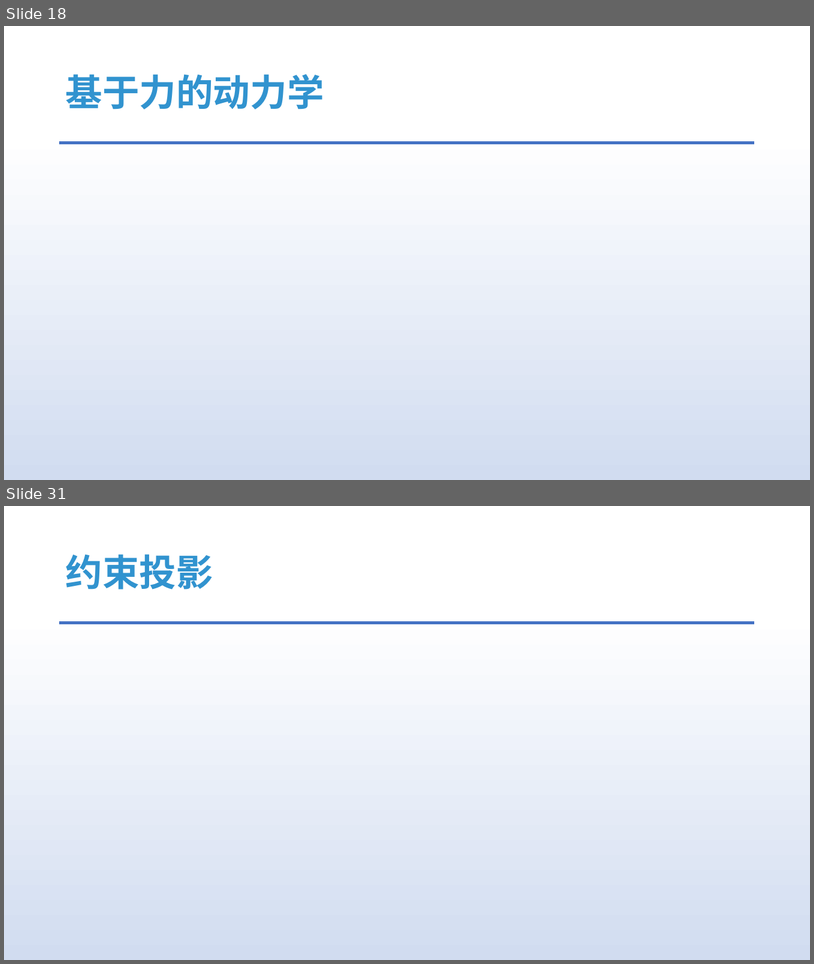
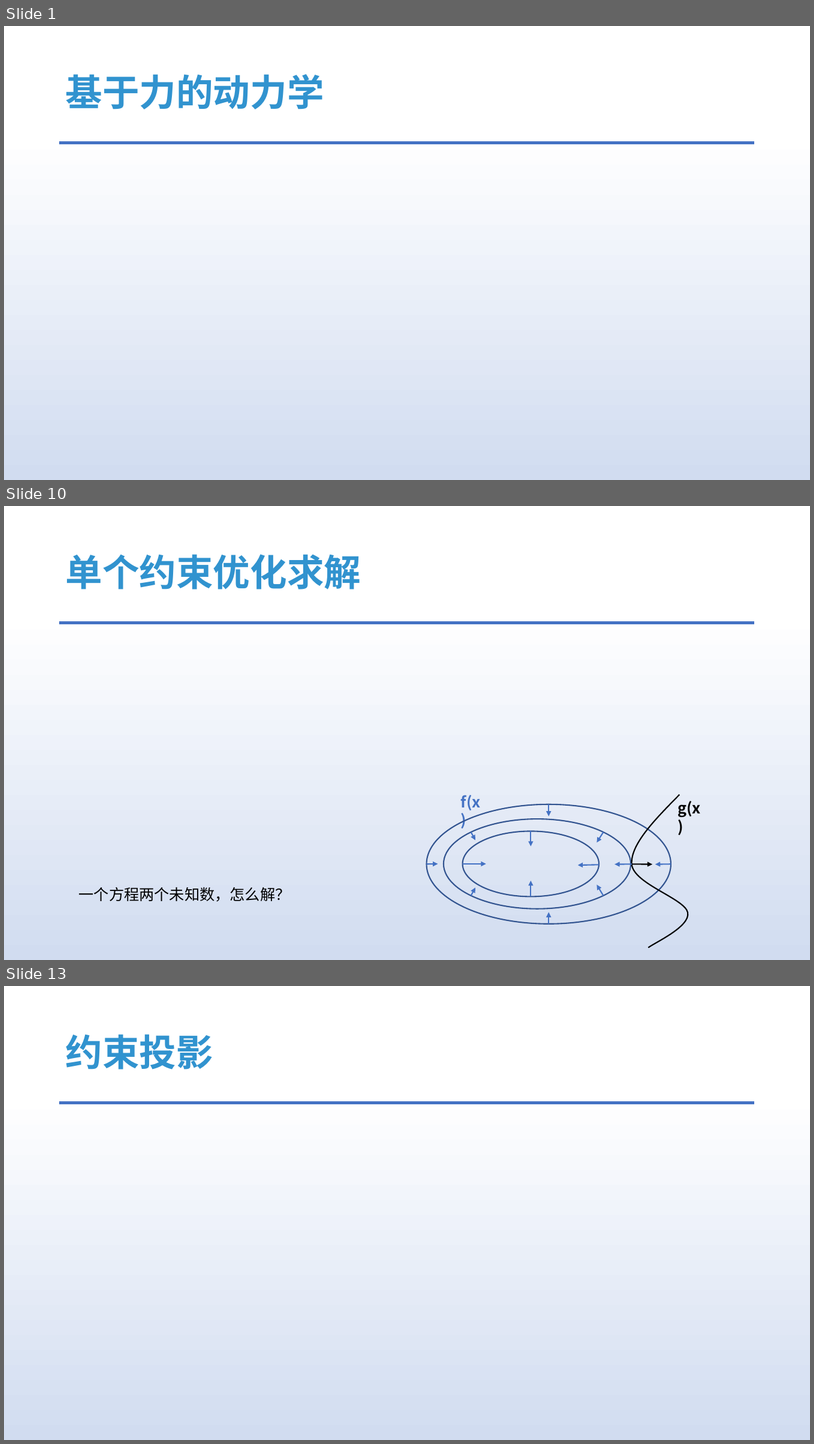
Before and after one commit to answerear/UnityFluid, a slide deck: doc/流体模拟入门分享-Part II.pptx. Shown one above the other, each under a label of ours: slides 18 and 31 before the commit, slides 1, 10 and 13 after it; the slides between them are not shown. The pictures are 814x964 and 814x1444 pixels, drawn with LibreOffice and Linux fonts; fonts in the diff are those of the drawing; grey boxes stand for pictures. Boxes give left, top, right and bottom in pixels: in the first picture for what was removed or moved away, otherwise in the second. Text is boxed around its words. In the diff, an @@ line names an element or a change of style, - is before the commit and + after.

```diff
--- a/doc/流体模拟入门分享-Part II.pptx
+++ b/doc/流体模拟入门分享-Part II.pptx
@@ slide 10 added at (x1=4, y1=506, x2=810, y2=960), background gradient #FFFFFF to #D1DCF0 to #DAE3F3 to #ABC0E4 to #BECEEA to #C7D5ED; not listed: 1 template element that a slide beside it also shows @@
@@ title added at (x1=65, y1=554, x2=361, y2=589), 44 pt, text #3193CF, bold @@
+单个约束优化求解
@@ text added at (x1=461, y1=795, x2=481, y2=810), 18 pt, text #4472C4, bold @@
+f(x)
@@ group added at (x1=427, y1=795, x2=701, y2=948): 14 arrows, 3 ellipses, 1 freeform shape, 1 text @@
+g(x)
@@ text added at (x1=79, y1=886, x2=291, y2=901), 18 pt, text #000000 @@
+一个方程两个未知数，怎么解？
@@ what was slide 18 is now slide 1 @@
@@ what was slide 31 is now slide 13 @@
```
Also in this commit, not shown: 7 slides changed, 4 other slides added, 24 slides removed, 1 other file.
